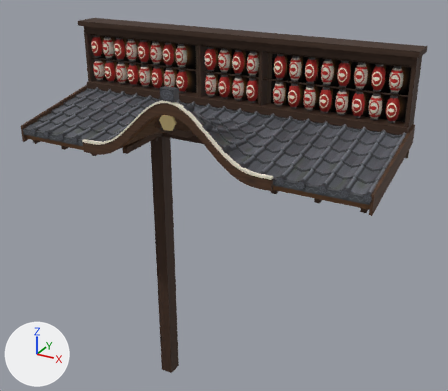
Before and after pictures for a commit that changed the Blender file blender/facade.blend.
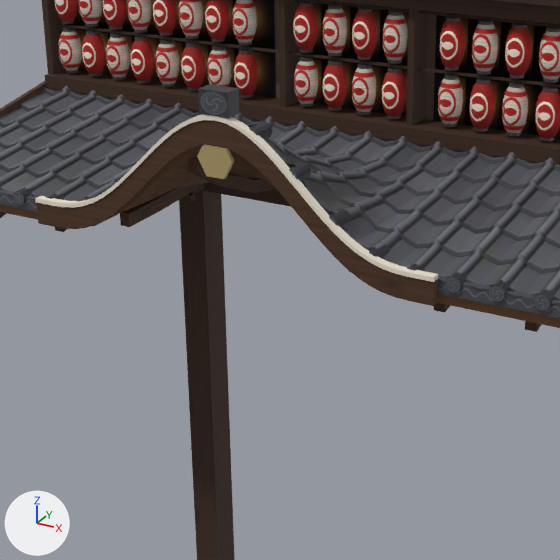
Each version appears first whole from a 50 mm camera at (1.94, -4.15, 3.82) aimed at (-0.1, -0.44, 1.97), and next in a close-up on the part from 15% to 74% of the width and 12% to 80% of the height. Lighting does not change. The marker at lower left points along +X, +Y and +Z. The last two pictures show the newer version.

Names of what the first close-up shows: 'FacadeFrame', 'FacadeGable', 'FacadeGableTrim', 'FacadeGegyo', 'FacadeLanternCaps', 'FacadeLanternGlow', 'FacadeLanternPapers', 'FacadeLanternRails', 'FacadeOnita', 'FacadePost', 'FacadeRafters', 'FacadeRoof', 'FacadeRoundEnds', 'FacadeTileRoof' and 5 more.
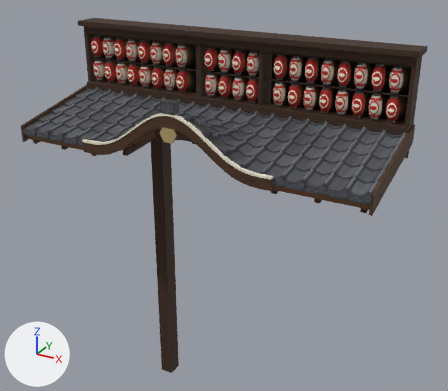
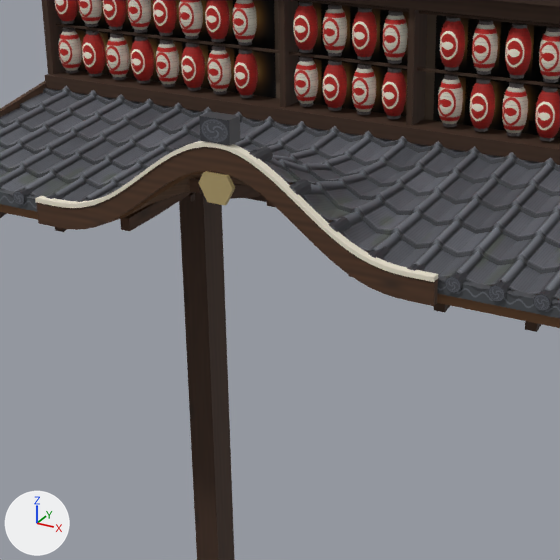
Pixel boxes [x1, y1, x2, y2] of what changed, in the close-ups (560 x 560 px; the box of a moved part takes in the faces that stretch with it):
'FacadeGable', reshaped (14% shorter): before [36, 120, 438, 306]; after [36, 147, 438, 306]
'FacadeGableTrim', reshaped (16% shorter): before [35, 114, 438, 282]; after [35, 141, 438, 282]
'FacadeRafters', reshaped (mostly hidden): before [0, 158, 542, 332]; after [0, 178, 542, 332]
'FacadeOnita', moved: before [198, 84, 240, 118]; after [199, 112, 241, 145]
'FacadeGegyo', moved: before [197, 145, 234, 179]; after [198, 171, 235, 205]
part 1 of me_facaderafters, moved or reshaped: before [120, 198, 159, 227]; after [120, 202, 159, 231]
part 2 of me_facaderafters, moved or reshaped: before [226, 174, 255, 193]; after [230, 184, 255, 199]
part 3 of me_facaderafters, moved or reshaped: before [188, 158, 228, 188]; after [189, 178, 203, 194]
part 4 of me_facaderafters, moved or reshaped (mostly hidden): before [266, 178, 279, 192]; after [267, 200, 275, 207]
part 5 of me_facaderafters, moved or reshaped: before [156, 178, 273, 211]; after [158, 190, 261, 214]
part 6 of me_facaderoof, moved or reshaped: before [94, 145, 402, 250]; after [108, 171, 413, 252]
part 7 of me_facadetileroof, moved or reshaped: before [248, 125, 417, 249]; after [98, 143, 417, 251]
part 8 of me_facadegable, moved or reshaped: before [65, 120, 396, 297]; after [65, 147, 396, 298]
part 9 of me_facadegabletrim, moved or reshaped: before [64, 114, 399, 274]; after [64, 141, 399, 274]

Edits to the bpy script that builds the scene:
```text
Change me_facaderafters:
    used by ob_facaderafters; parent = ob_facade; location = (0.0, 0.0, 0.0)
    remove me_facaderafters.from_pydata(...)  # 400 vertices, 300 faces; spans x -1.37..1.13, y -1.03..-0.25, z 2.35..2.68
    add me_facaderafters.from_pydata(...)  # 400 vertices, 300 faces; spans x -1.37..1.13, y -1.03..-0.25, z 2.35..2.61
    me_facaderafters part 1: the loose piece of 8 vertices spanning x -0.55..-0.51, y -1.03..-0.87, z 2.41..2.46 is moved by (0.0, 0.0, -0.01)
    me_facaderafters part 2: the loose piece of 8 vertices spanning x -0.27..-0.24, y -0.87..-0.72, z 2.48..2.59 is turned 6.4 degrees about the x axis through its middle and scaled by 0.964, then moved by (0.0, 0.0, -0.03)
    me_facaderafters part 3: the loose piece of 8 vertices spanning x -0.27..-0.24, y -1.03..-0.87, z 2.54..2.68 is scaled about its middle by (1, 1, 0.758), then moved by (0.0, 0.0, -0.05)
    me_facaderafters part 4: the loose piece of 8 vertices spanning x 0.0..0.03, y -1.03..-0.87, z 2.54..2.68 is scaled about its middle by (1, 1, 0.758), then moved by (0.0, 0.0, -0.05)
    me_facaderafters part 5: 16 of 400 vertices moved; they spanned x -0.55..0.31, y -0.87..-0.72, z 2.42..2.52 and now span x -0.55..0.31, y -0.87..-0.72, z 2.41..2.51; mean shift (0.0, 0.0, -0.01); largest move (-0.27, -0.72, 2.48) -> (-0.27, -0.72, 2.46)
    other edits to the shape of me_facaderafters do not show in these pictures
Change me_facaderoof:
    used by ob_facaderoof; parent = ob_facade; location = (0.0, 0.0, 0.0)
    remove me_facaderoof.from_pydata(...)  # 294 vertices, 292 faces; spans x -1.4..1.16, y -1.06..-0.24, z 2.39..2.8
    add me_facaderoof.from_pydata(...)  # 294 vertices, 292 faces; spans x -1.4..1.16, y -1.06..-0.24, z 2.39..2.72
    me_facaderoof part 6: 48 of the vertices in x -0.5..0.26, y -1.06..-0.65, z 2.47..2.8 are multiplied about their middle by the matrix ((1.0, 0.0, 0.0), (0.0, 1.0, 0.0), (0.0, 0.052, 0.804)), then moved by (0.0, 0.0, -0.04)
Change me_facadetileroof:
    used by ob_facadetileroof; parent = ob_facade; location = (0.0, 0.0, 0.0)
    remove me_facadetileroof.from_pydata(...)  # 1377 vertices, 880 faces; spans x -1.4..1.16, y -1.06..-0.24, z 2.46..2.85
    add me_facadetileroof.from_pydata(...)  # 1377 vertices, 880 faces; spans x -1.4..1.16, y -1.06..-0.24, z 2.46..2.77
    me_facadetileroof part 7: the whole mesh is multiplied about its middle by the matrix ((1.0, 0.0, 0.0), (0.0, 1.0, 0.0), (0.0, 0.042, 0.792)), then moved by (0.0, 0.0, -0.02)
Change me_facadegable:
    used by ob_facadegable; parent = ob_facade; location = (0.0, 0.0, 0.0)
    remove me_facadegable.from_pydata(...)  # 148 vertices, 146 faces; spans x -0.82..0.58, y -1.106..-1.084, z 2.397..2.832
    add me_facadegable.from_pydata(...)  # 148 vertices, 146 faces; spans x -0.82..0.58, y -1.106..-1.084, z 2.397..2.752
    me_facadegable part 8: 116 of 148 vertices moved; they spanned x -0.664..0.424, y -1.106..-1.084, z 2.405..2.832 and now span x -0.664..0.424, y -1.106..-1.084, z 2.403..2.752; mean shift (0.0, 0.0, -0.041); largest move (-0.12, -1.106, 2.757) -> (-0.12, -1.106, 2.677)
Change me_facadegabletrim:
    used by ob_facadegabletrim; parent = ob_facade; location = (0.0, 0.0, 0.0)
    remove me_facadegabletrim.from_pydata(...)  # 148 vertices, 146 faces; spans x -0.82..0.58, y -1.11..-1.082, z 2.47..2.844
    add me_facadegabletrim.from_pydata(...)  # 148 vertices, 146 faces; spans x -0.82..0.58, y -1.11..-1.082, z 2.47..2.764
    me_facadegabletrim part 9: 116 of 148 vertices moved; they spanned x -0.664..0.424, y -1.11..-1.082, z 2.478..2.844 and now span x -0.664..0.424, y -1.11..-1.082, z 2.476..2.764; mean shift (0.0, 0.0, -0.041); largest move (-0.12, -1.11, 2.844) -> (-0.12, -1.11, 2.764)
Change me_facadeonita:
    used by ob_facadeonita; parent = ob_facade; location = (0.0, 0.0, 0.0)
    remove me_facadeonita.from_pydata(...)  # 8 vertices, 6 faces; spans x -0.17..-0.07, y -1.112..-1.054, z 2.844..2.917
    add me_facadeonita.from_pydata(...)  # 8 vertices, 6 faces; spans x -0.17..-0.07, y -1.112..-1.054, z 2.764..2.837
    me_facadeonita part 10: the whole mesh is moved by (0.0, 0.0, -0.08)
Change me_facadegegyo:
    used by ob_facadegegyo; parent = ob_facade; location = (0.0, 0.0, 0.0)
    remove me_facadegegyo.from_pydata(...)  # 12 vertices, 12 faces; spans x -0.18..-0.06, y -1.118..-1.104, z 2.662..2.752
    add me_facadegegyo.from_pydata(...)  # 12 vertices, 12 faces; spans x -0.18..-0.06, y -1.118..-1.104, z 2.582..2.672
    me_facadegegyo part 11: the whole mesh is moved by (0.0, 0.0, -0.08)
```
